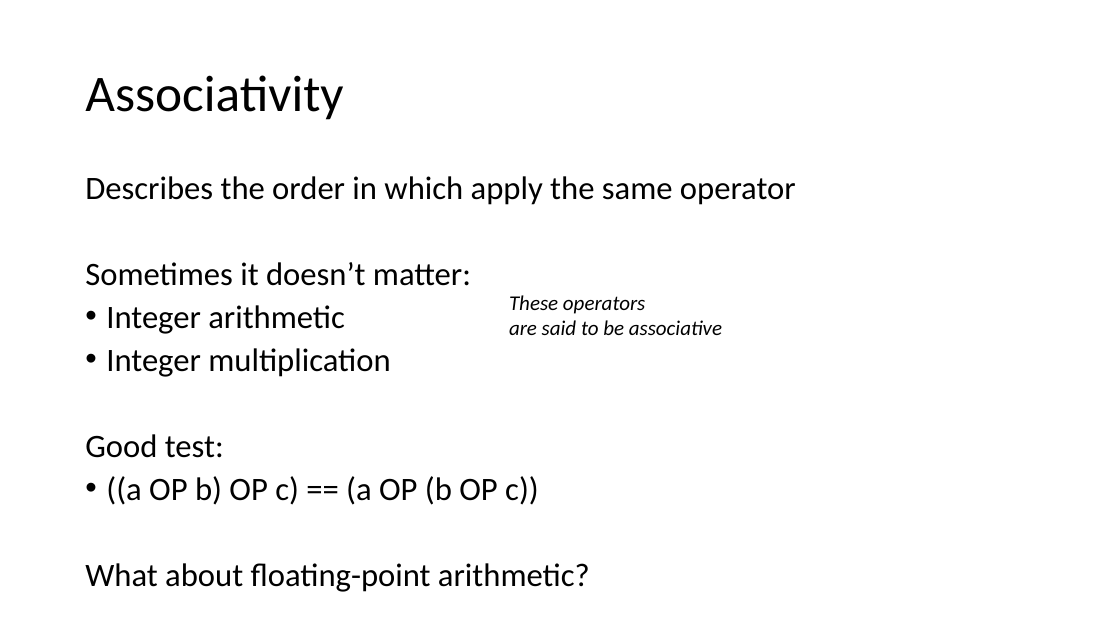
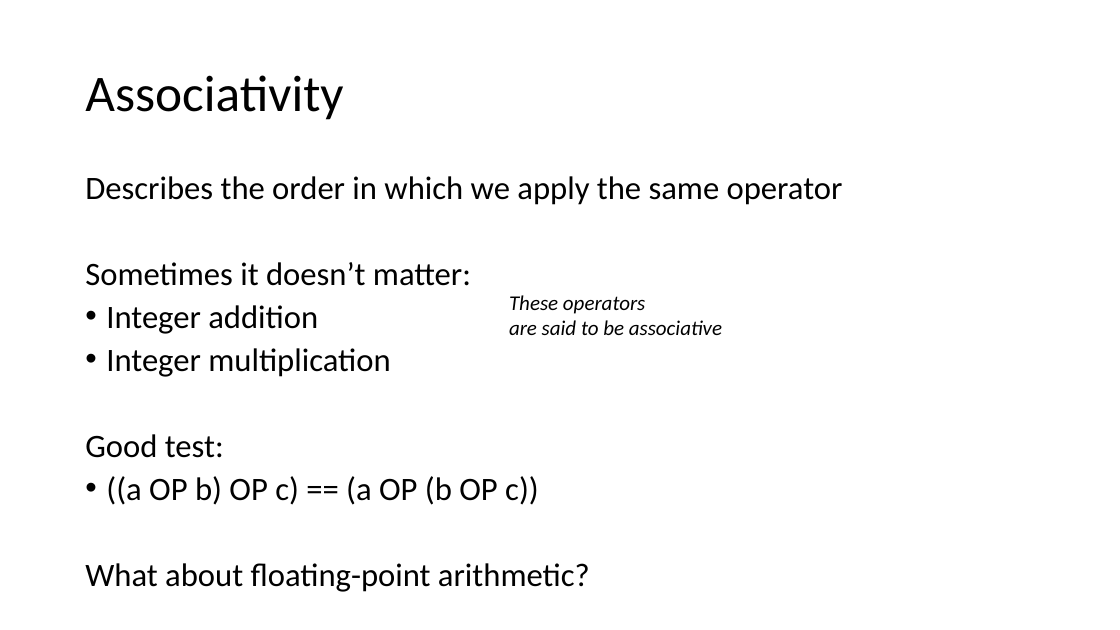
Before and after one commit to siero/CSE110A-W26, a slide deck: slide 60 of PDFS/C110-08-PREC-ASSOC.pptx. Drawn at 1120x630 pixels with LibreOffice and Linux fonts; fonts in the diff are those of the drawing. Boxes give left, top, right and bottom in pixels: in the first picture for what was removed or moved away, otherwise in the second. Text is boxed around its words. In the diff, an @@ line names an element or a change of style, - is before the commit and + after.

Commit message:
Minor modifications to C110-08-PREC-ASSOC

```diff
--- a/PDFS/C110-08-PREC-ASSOC.pptx
+++ b/PDFS/C110-08-PREC-ASSOC.pptx
@@ text at [85, 176, 843, 205]: text changed @@
-Describes the order in which apply the same operator
+Describes the order in which we apply the same operator
@@ text at [106, 305, 318, 334]: text changed @@
-• Integer arithmetic
+• Integer addition
```
Also in this commit, not shown: 8 other slides changed, 1 other file.
